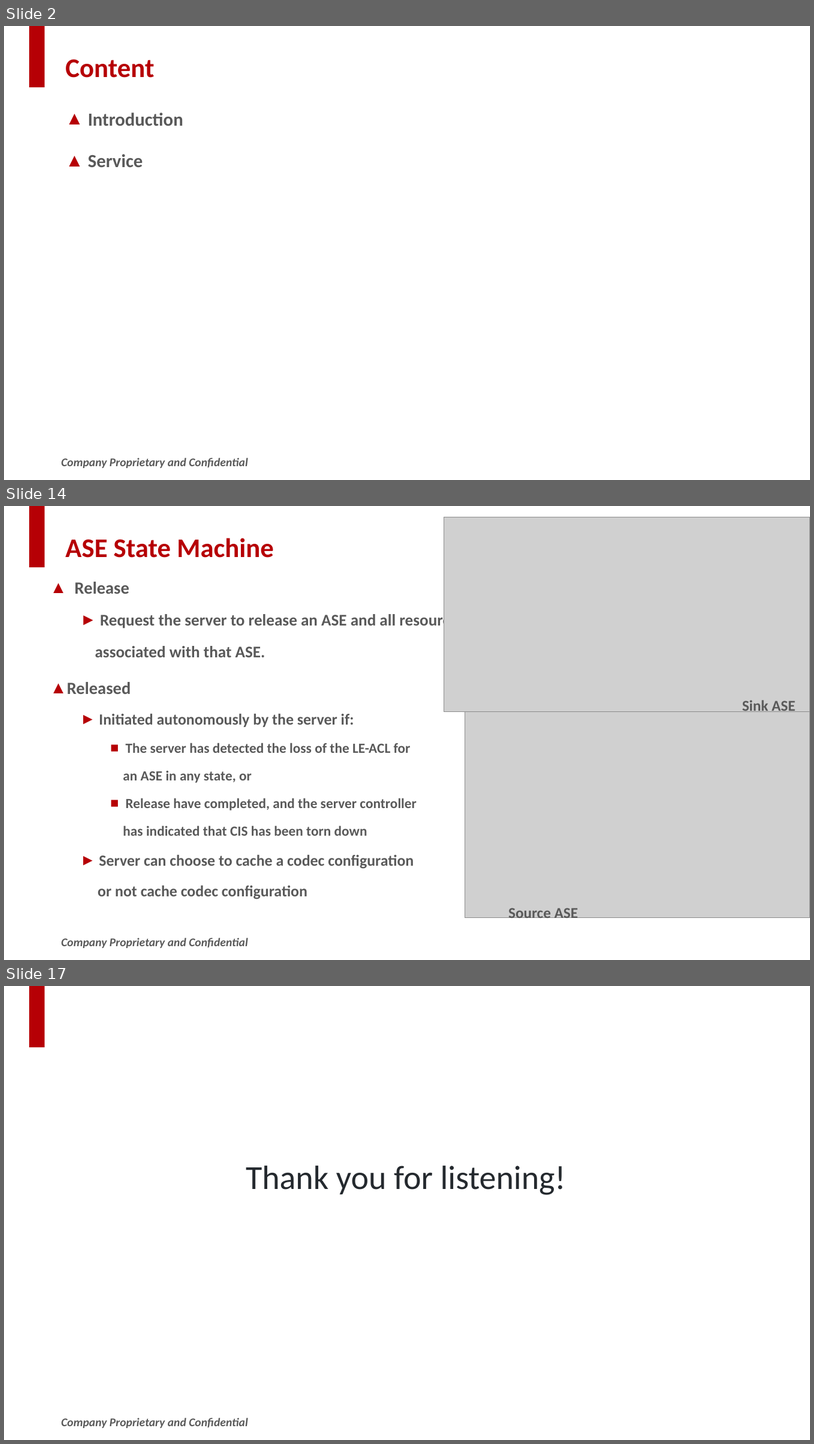
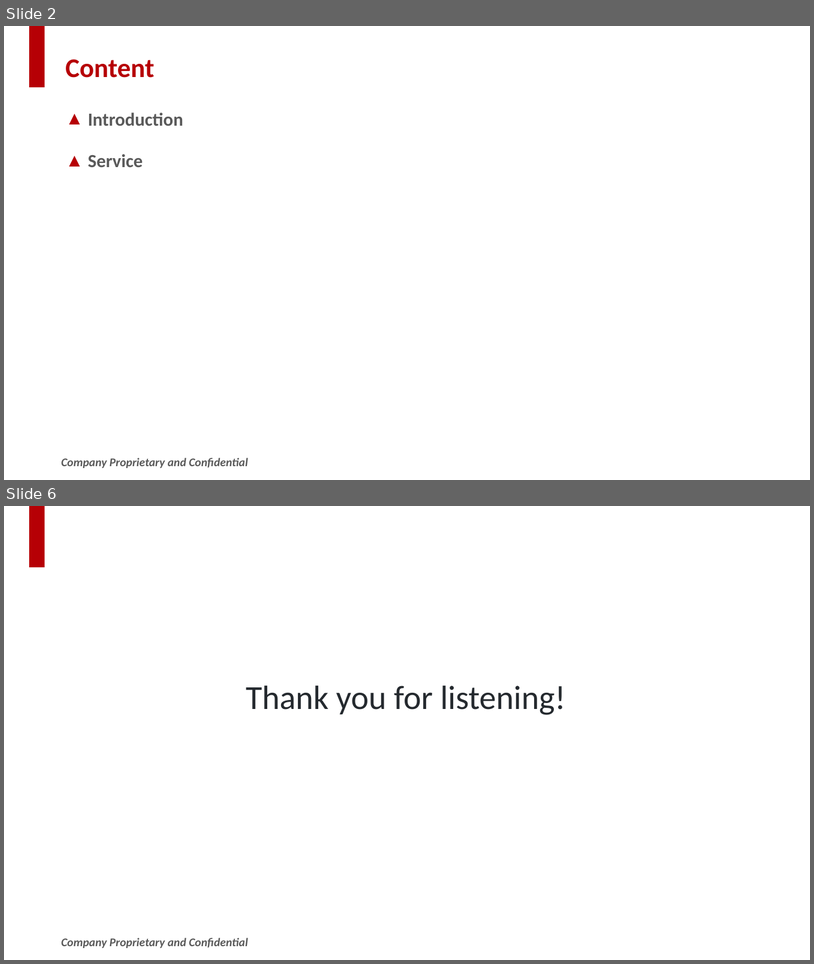
Before and after one commit to SWJTUjch/obsidian, a slide deck: Bluetooth/LE Audio/MICS/LE_Audio_MICS_MICP_sharing.pptx. Shown one above the other, each under a label of ours: slides 2, 14 and 17 before the commit, slides 2 and 6 after it; the slides between them are not shown. The pictures are 814x1444 and 814x964 pixels, drawn with LibreOffice and Linux fonts; fonts in the diff are those of the drawing; grey boxes stand for pictures; background and template pictures are left out. Boxes give left, top, right and bottom in pixels: in the first picture for what was removed or moved away, otherwise in the second. Text is boxed around its words. In the diff, an @@ line names an element or a change of style, - is before the commit and + after.

```diff
--- a/Bluetooth/LE Audio/MICS/LE_Audio_MICS_MICP_sharing.pptx
+++ b/Bluetooth/LE Audio/MICS/LE_Audio_MICS_MICP_sharing.pptx
@@ slide 14 removed at (4,506,810,960), background #FFFFFF; not listed: 2 template elements that a slide beside it also shows @@
@@ picture removed at (444,517,810,712) @@
@@ title removed at (65,538,274,558) @@
-ASE State Machine
@@ text removed at (67,582,464,899) @@
-▲ Release
-  ► Request the server to release an ASE and all resources
-  associated with that ASE.
-▲ Released
-  ► Initiated autonomously by the server if:
-    ■ The server has detected the loss of the LE-ACL for
-    an ASE in any state, or
-    ■ Release have completed, and the server controller
-    has indicated that CIS has been torn down
-  ► Server can choose to cache a codec configuration
-  or not cache codec configuration
@@ text removed at (743,700,795,712) @@
-Sink ASE
@@ picture removed at (465,712,810,918) @@
@@ text removed at (509,907,578,921) @@
-Source ASE
@@ what was slide 17 is now slide 6 @@
```
Also in this commit, not shown: 2 slides changed, 2 slides added, 12 other slides removed.
